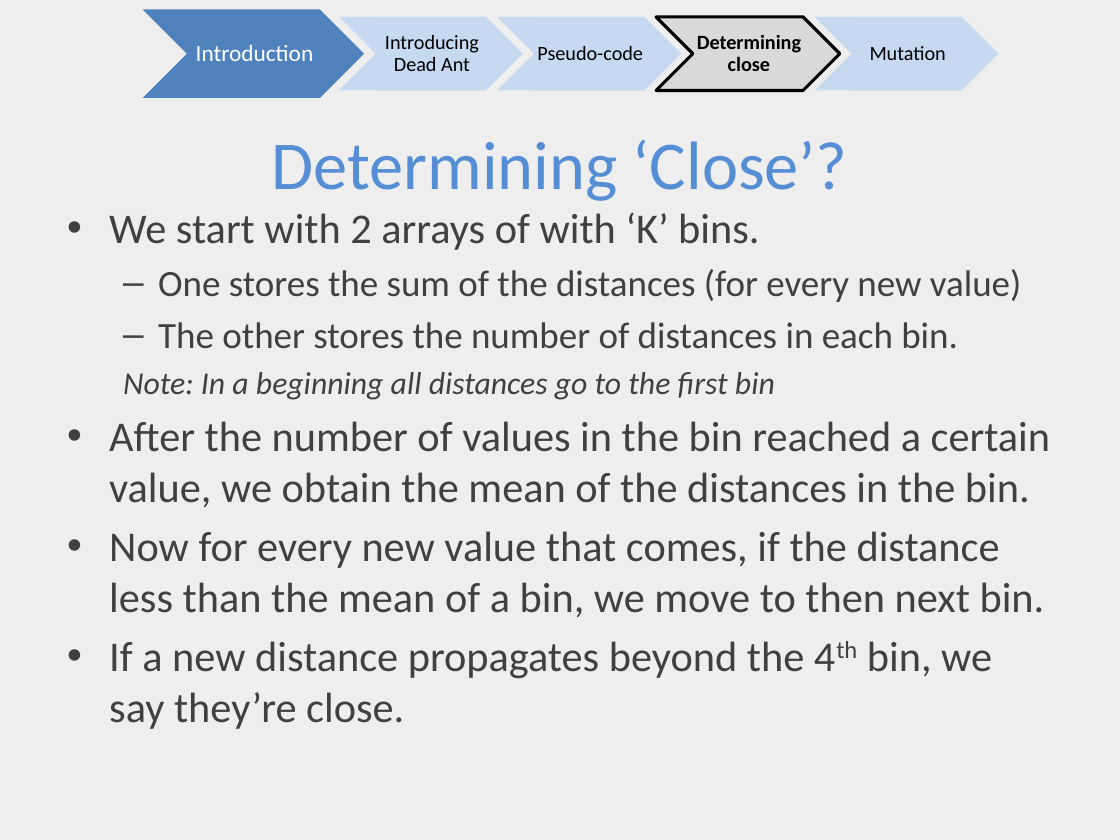
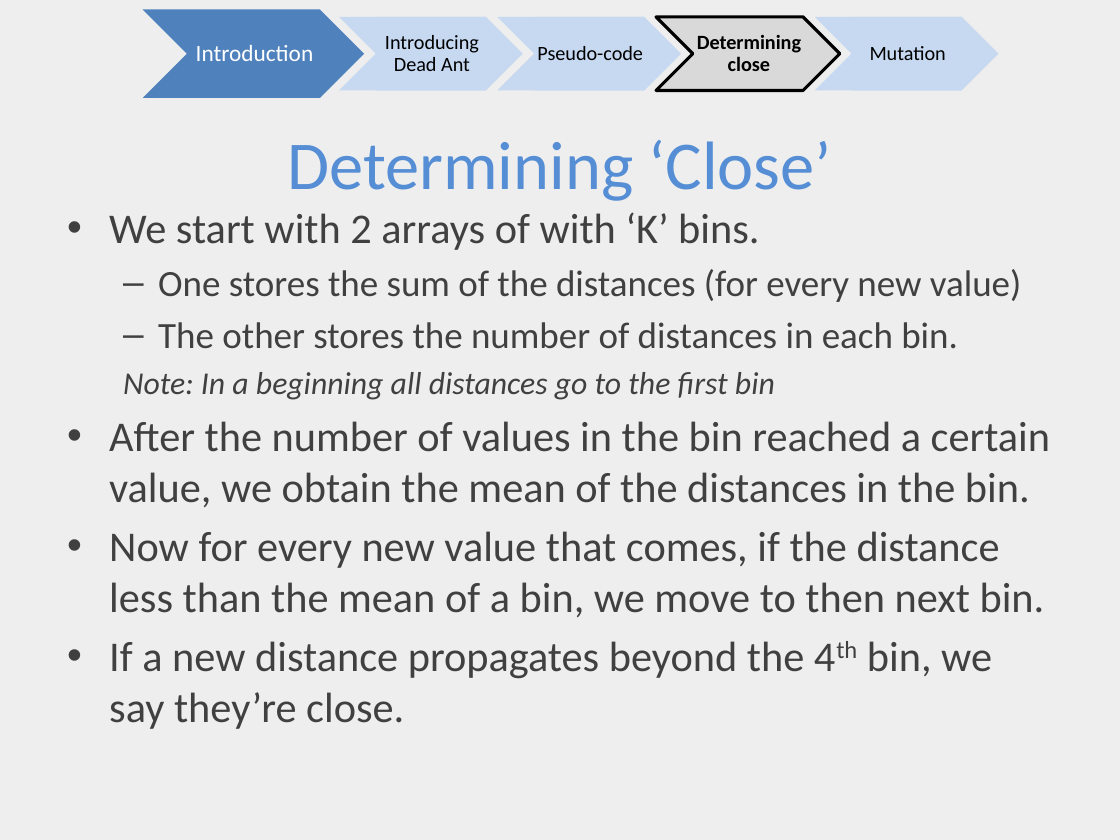
Before and after one commit to ai-se/Rahul, a slide deck: slide 5 of DEADANT/deadAnt.pptx. Drawn at 1120x840 pixels with LibreOffice and Linux fonts; fonts in the diff are those of the drawing. Boxes give left, top, right and bottom in pixels: in the first picture for what was removed or moved away, otherwise in the second. Text is boxed around its words. In the diff, an @@ line names an element or a change of style, - is before the commit and + after.

Commit message:
Typo

```diff
--- a/DEADANT/deadAnt.pptx
+++ b/DEADANT/deadAnt.pptx
@@ title at bbox=[287, 140, 832, 201]: text changed @@
-Determining ‘Close’?
+Determining ‘Close’
```
